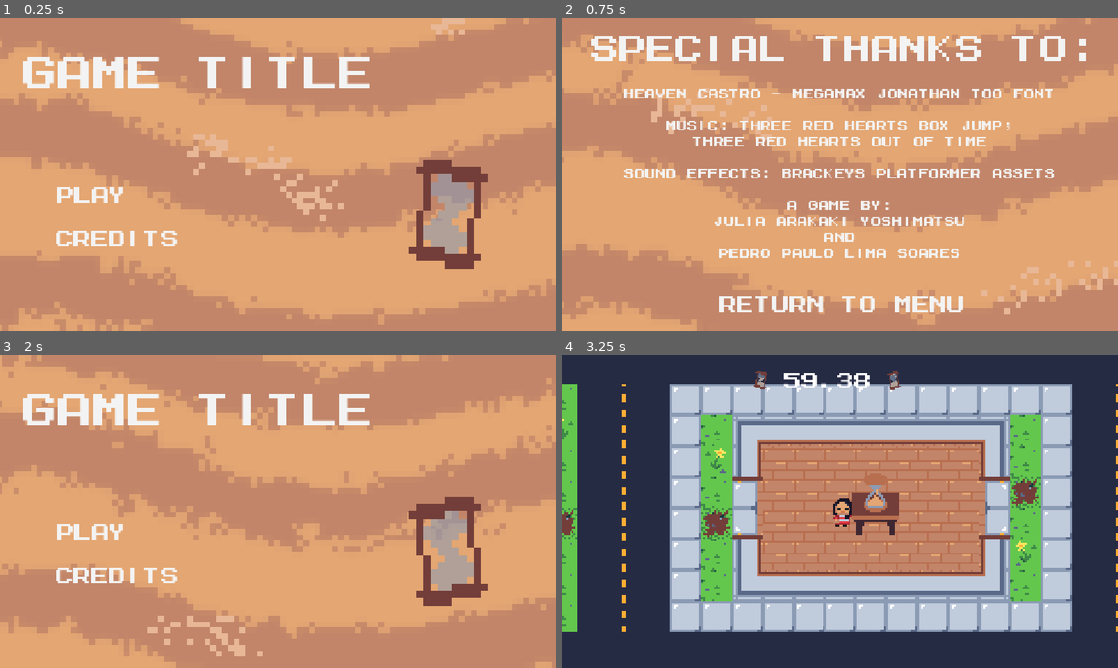
Above: before the commit, frames 1-4 (two rows, left to right).
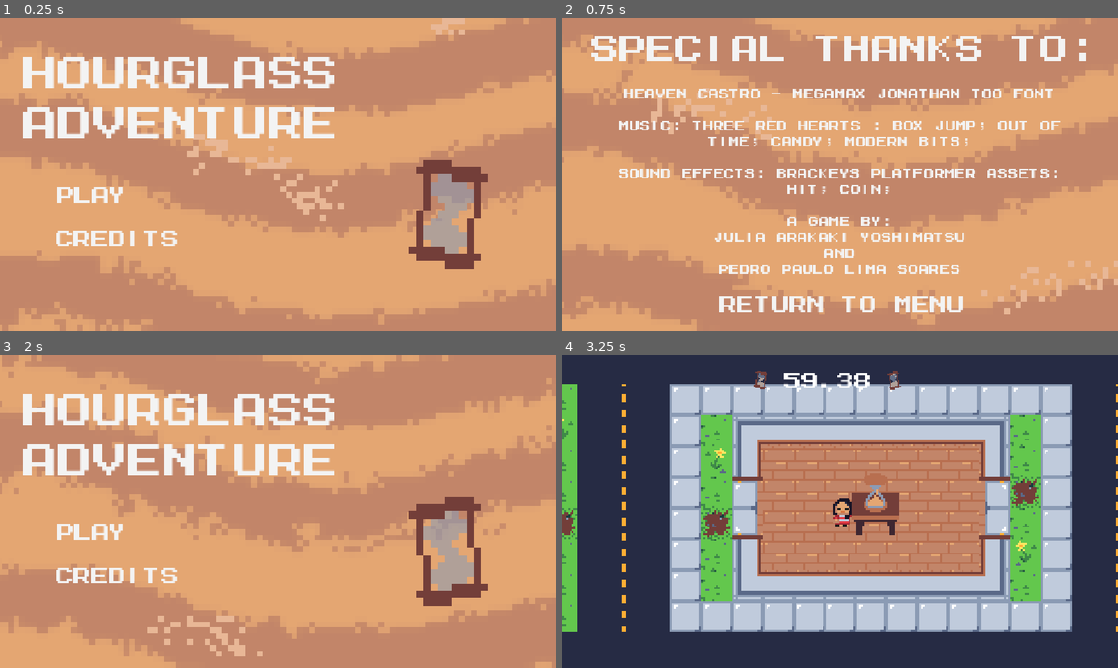
Above: after the commit, the same moments.

Repository: Pedso18/GMTK2026_JUPE
Game: Godot game, scene res://scenes/startMenu.tscn
The game is run twice, just before and just after one commit, with the same random seed, the same clock (stepped at 60 frames per second) and the same inputs. Sound files missing from this copy of the repository are replaced by a short silence.
Inputs (mouse positions are in pixels of both pictures, inside the frame that each line leads up to):
- Up to frame 1 (0.25 s): no input
- Up to frame 2 (0.75 s): click "Credits" at 0.5 s
- Up to frame 3 (2 s): click "Return to Menu" at 1.25 s
- Up to frame 4 (3.25 s): click "Play" at 2 s; move the mouse to (962, 495) at 2.77 s; hold Right (ui_right) from 2.78 s (still down)

The runs differ from the first frame. In frame 1, 5.7% of the frame differs, in the area x 4-67%, y 12-39%; in frame 2, 6.2%, in the area x 10-90%, y 32-82%; in frame 3, 5.7%; in frame 4, nothing differs.

Commit message:
atualizei os créditos

Diff:
--- a/scenes/creditsScreen.tscn
+++ b/scenes/creditsScreen.tscn
@@ -108,10 +108,9 @@
 offset_bottom = -8.0
 text = "Heaven Castro - Megamax Jonathan Too Font
 
-Music: Three red hearts box jump;
-three red hearts out of time
+Music: Three red hearts : Box jump; Out of time; Candy; Modern bits;
 
-sound effects: brackeys platformer assets
+sound effects: brackeys platformer assets: hit; coin;
 
 a game by:
 julia arakaki yoshimatsu
--- a/scenes/sand_rb.tscn
+++ b/scenes/sand_rb.tscn
@@ -68,3 +68,4 @@
 
 [node name="AudioStreamPlayer2D" type="AudioStreamPlayer2D" parent="." unique_id=356169235]
 stream = ExtResource("3_soss4")
+volume_db = 7.373
--- a/scenes/startMenu.tscn
+++ b/scenes/startMenu.tscn
@@ -145,7 +145,8 @@
 anchor_top = 1.6250001
 anchor_right = 19.375
 anchor_bottom = 4.15
-text = "Game Title"
+text = "Hourglass
+adventure"
 label_settings = SubResource("LabelSettings_4rx74")
 
 [node name="PlayButton" type="Button" parent="Control" unique_id=49567797]
